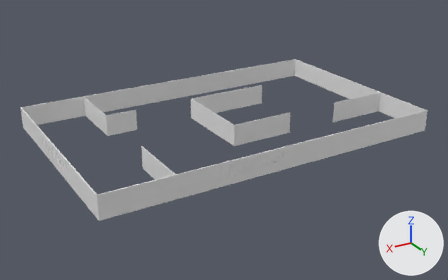
The COLLADA model models/map_test/meshes/Mapa_pista_ADJIC v4.dae: old version first, new version second.
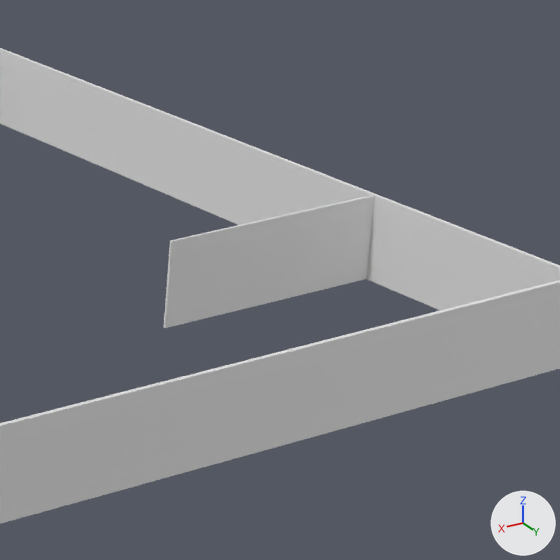
Each version is shown whole from a camera (50 mm lens) standing at (4.39, 3.67, 2.22) and looking at (1.64, -0.93, -0.08), then close up on the part from 66% to 94% of the width and 17% to 62% of the height. The axes (+X, +Y, +Z) are drawn at lower right. The lights are the same throughout. Where no turn or scale is listed for an object, it has been applied to the vertices.

The first close-up shows 'Mapa pista ADJIC v23'.
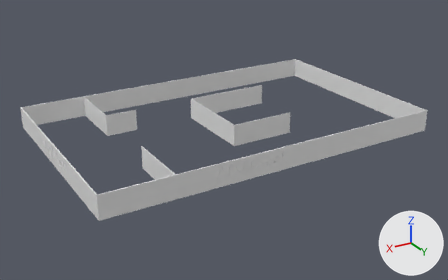
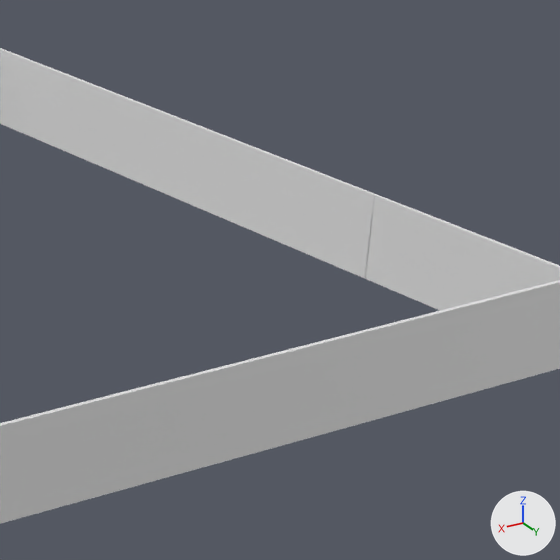
The newer file is also turned or shifted as a whole; pictures and numbers use the older file's frame.

What differs and where, as boxes [x1, y1, x2, y2] in the close-ups (560 x 560 px):
part 1 of me_mapa_pista_adjic_v23, deleted: before [164, 195, 375, 328]
part 2 of me_mapa_pista_adjic_v23, added: after [364, 195, 375, 279]

Diff of the bpy script that builds the scene:
```diff
--- a/models/map_test/meshes/Mapa_pista_ADJIC v4.dae.py
+++ b/models/map_test/meshes/Mapa_pista_ADJIC v4.dae.py
@@ me_mapa_pista_adjic_v23 @@
 # used by ob_mapa_pista_adjic_v23; location = (0.0, 0.0, 0.0)
-me_mapa_pista_adjic_v23.from_pydata(...)  # 3426 vertices, 6848 faces; spans x 0.0..3.21, y -2.01..0.01, z 0.0..0.2
+me_mapa_pista_adjic_v23.from_pydata(...)  # 3423 vertices, 6842 faces; spans x 0.0..3.21, y -2.01..0.01, z 0.0..0.2
+# me_mapa_pista_adjic_v23 part 1: 4 vertices removed from x 0.6, y -0.6..-0.59, z 0.0..0.2
+# me_mapa_pista_adjic_v23 part 2: 1 vertex added at x 0.0, y -0.59, z 0.14
```
